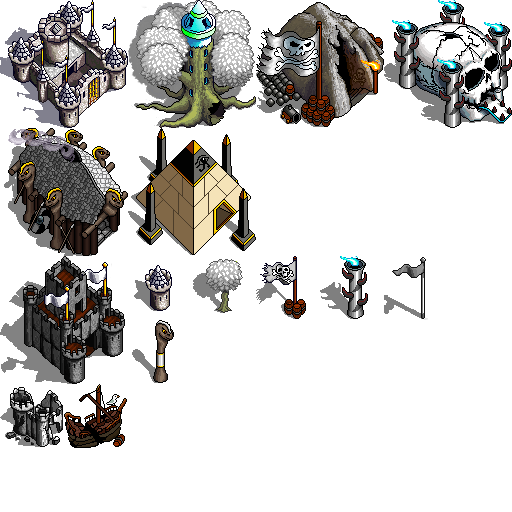
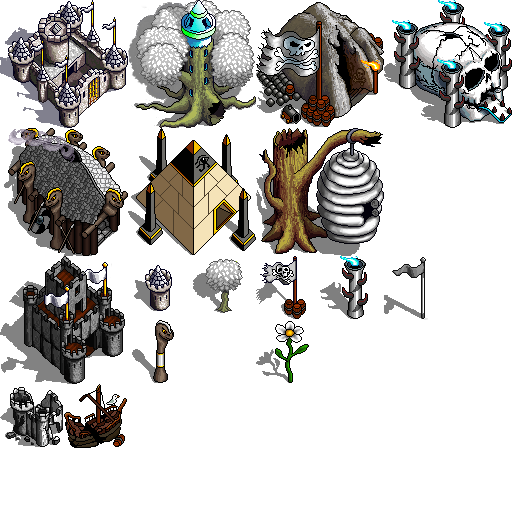
Revision of a layered 512 × 512 image; what changed, layer by layer:
renamed "Human Colour" to "Colour", painted on it over left=26, top=37, right=384, bottom=366
renamed "Human Castle" to "Detail", painted on it over left=6, top=37, right=384, bottom=383
renamed "Human Shadow" to "Shadow", painted on it over left=6, top=37, right=384, bottom=383
